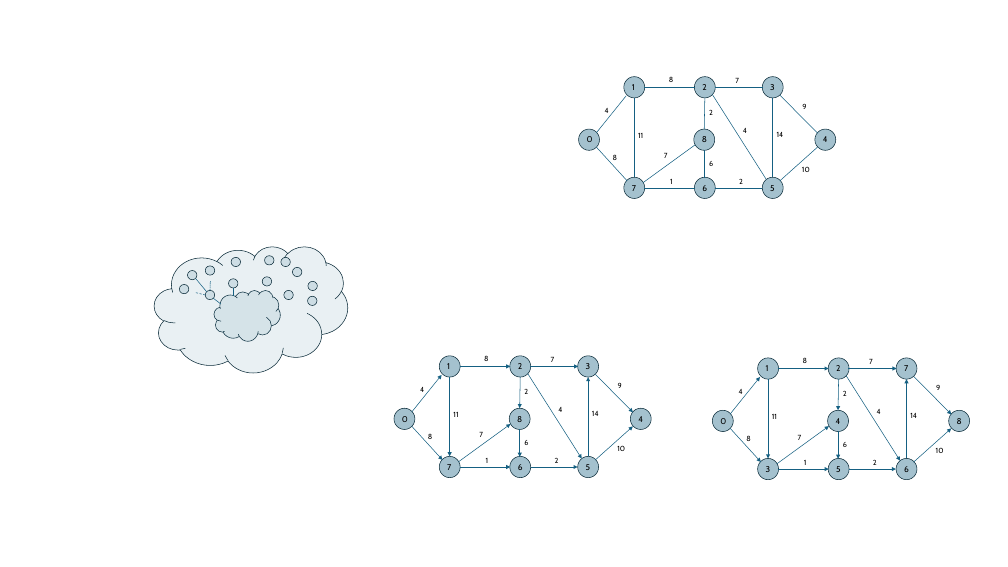
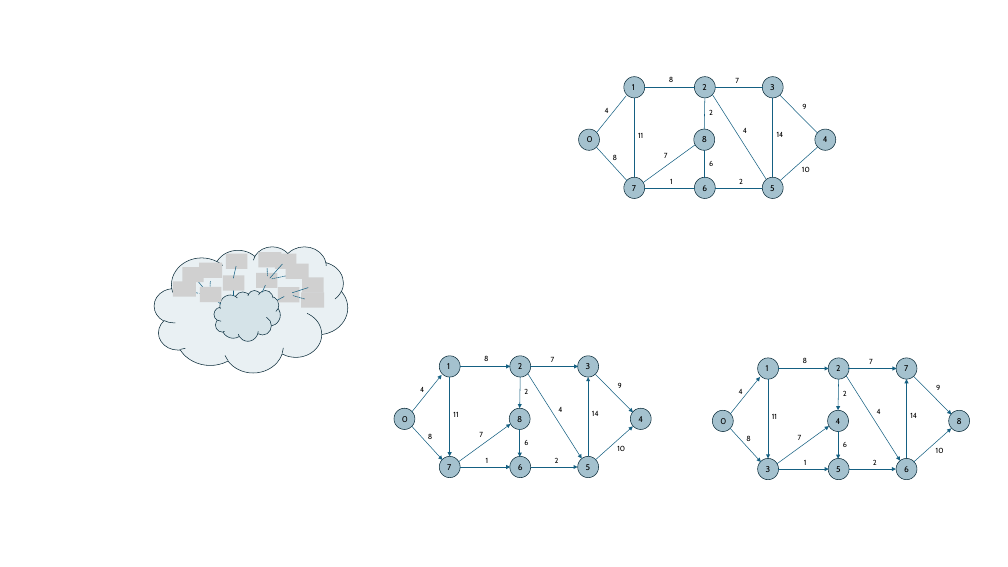
Before and after one commit to dimitarpg13/graphs_and_dynamic_programming, a slide deck: slide 2 of docs/FiguresForDynamicProgrammingProblemsandTheirSolutionsInCode.pptx. Drawn at 1008x567 pixels with LibreOffice and Linux fonts; fonts in the diff are those of the drawing; grey boxes stand for pictures. Boxes give left, top, right and bottom in pixels: in the first picture for what was removed or moved away, otherwise in the second. Text is boxed around its words. In the diff, an @@ line names an element or a change of style, - is before the commit and + after.

```diff
--- a/docs/FiguresForDynamicProgrammingProblemsandTheirSolutionsInCode.pptx
+++ b/docs/FiguresForDynamicProgrammingProblemsandTheirSolutionsInCode.pptx
@@ ellipse removed at [206, 266, 215, 275] @@
@@ ellipse removed at [231, 257, 240, 266] @@
@@ ellipse removed at [265, 256, 274, 265] @@
@@ ellipse removed at [281, 257, 290, 266] @@
@@ ellipse removed at [293, 268, 302, 277] @@
@@ ellipse removed at [179, 284, 188, 293] @@
@@ ellipse removed at [188, 271, 197, 280] @@
@@ ellipse removed at [206, 290, 215, 299] @@
@@ ellipse removed at [228, 279, 237, 288] @@
@@ ellipse removed at [262, 277, 271, 286] @@
@@ group added at [173, 252, 324, 308]: 13 pictures, 8 lines @@
@@ ellipse removed at [284, 290, 293, 299] @@
@@ ellipse removed at [308, 281, 317, 290] @@
@@ ellipse removed at [308, 296, 317, 306] @@
```
Also in this commit, not shown: 3 other files.
